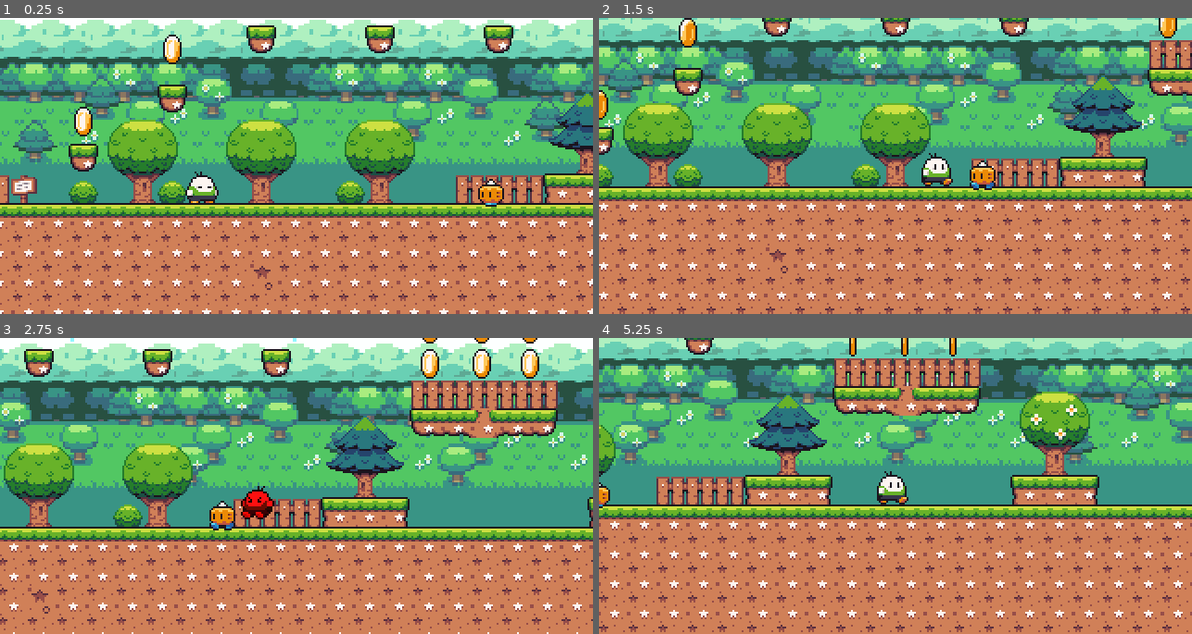
Above: before the commit, frames 1-4 (two rows, left to right).
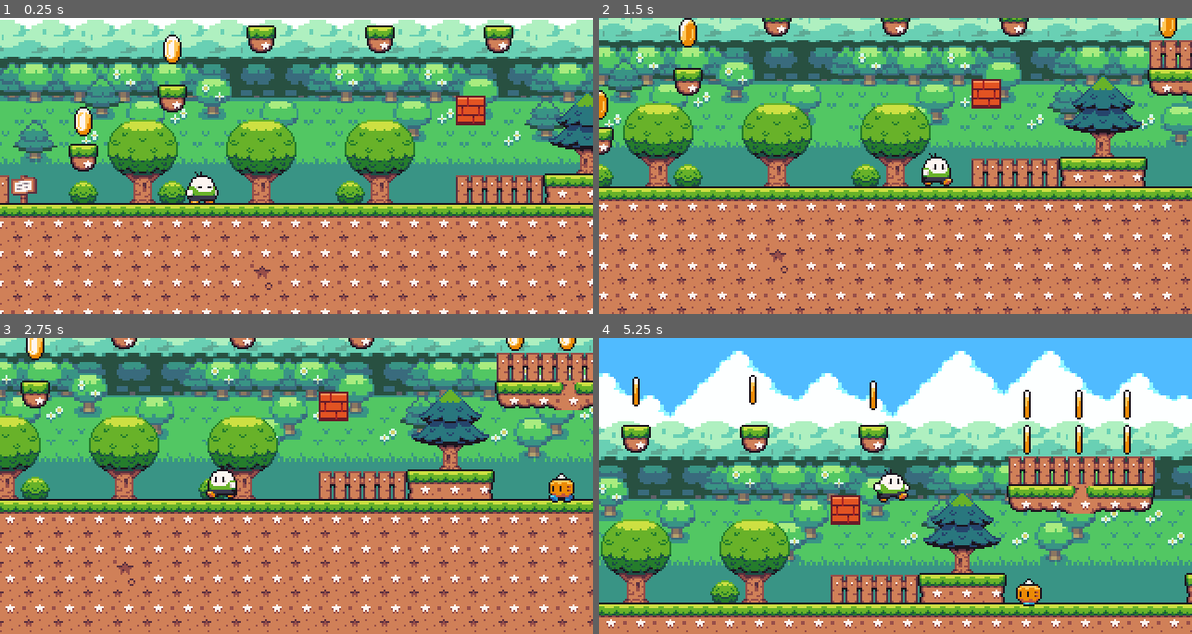
Above: after the commit, the same moments.

Repository: EwertonBatista/GODOT-4-Platform-2D
Game: Godot game, scene res://scenes/levels/world_01.tscn
Two runs of this game, one before a commit and one after it. Both use one fixed random seed, a clock stepped at 60 frames per second and the inputs below.
Inputs:
- Up to frame 1 (0.25 s): no input
- Up to frame 2 (1.5 s): tap Enter (ui_accept) at 0.5, 0.77 s; hold Shift (correr) 0.53-1.28 s; hold Right (ui_right) from 0.53 s (still down); tap Shift (correr) at 1.35 s
- Up to frame 3 (2.75 s): tap Enter (ui_accept) at 1.52 s; release Right (ui_right) at 2.03 s; hold Left (ui_left) from 2.03 s (still down); hold Shift (correr) from 2.03 s (still down)
- Up to frame 4 (5.25 s): release Left (ui_left) at 2.78 s; release Shift (correr) at 2.78 s; hold Right (ui_right) 2.78-4.28 s; tap Shift (correr) at 2.85, 4.35 s; tap Enter (ui_accept) at 3.02, 3.77, 4.52 s; hold Shift (correr) 3.53-4.28 s; hold Left (ui_left) 4.28-5.03 s; hold Right (ui_right) from 5.03 s (still down); hold Shift (correr) from 5.03 s (still down)

The runs differ from the first frame. In frame 1, 0.8% of the frame differs, in the area x 76-85%, y 26-64%; in frame 2, 0.8%; in frame 3, 67%; in frame 4, 92%, in the area x 0-100%, y 0-100%.

Commit message:
Add breakable box to world

Diff:
--- a/scenes/levels/world_01.tscn
+++ b/scenes/levels/world_01.tscn
@@ -19,6 +19,7 @@
 [ext_resource type="Texture2D" uid="uid://bck2xtdgk0y5n" path="res://assets/mini_ui_buttons/ui_buttons_arrow_right_PRESSED.png" id="17_7104r"]
 [ext_resource type="Texture2D" uid="uid://bnvy7trsjs1gn" path="res://assets/mini_ui_buttons/ui_buttons_arrow_up_NORMAL.png" id="18_oj2yg"]
 [ext_resource type="Texture2D" uid="uid://qdnspdqmnng1" path="res://assets/mini_ui_buttons/ui_buttons_arrow_up_PRESSED.png" id="19_uif1g"]
+[ext_resource type="PackedScene" uid="uid://cxcb316gvpdrr" path="res://prefabs/broken_box.tscn" id="20_55q3o"]
 
 [sub_resource type="TileSetAtlasSource" id="TileSetAtlasSource_8ncj4"]
 texture = ExtResource("1_qllun")
@@ -326,7 +327,7 @@
 centered = false
 
 [node name="enemy" parent="." instance=ExtResource("12_l2d8o")]
-position = Vector2(342, 32)
+position = Vector2(480, 32)
 wall_min_slide_angle = 1.69646
 
 [node name="Camera2D" type="Camera2D" parent="."]
@@ -364,3 +365,6 @@
 texture_pressed = ExtResource("19_uif1g")
 action = "ui_accept"
 visibility_mode = 1
+
+[node name="broken_box" parent="." instance=ExtResource("20_55q3o")]
+position = Vector2(329, -9)
Not shown: 1 places in scenes/levels/world_01.tscn that only renumber resources
